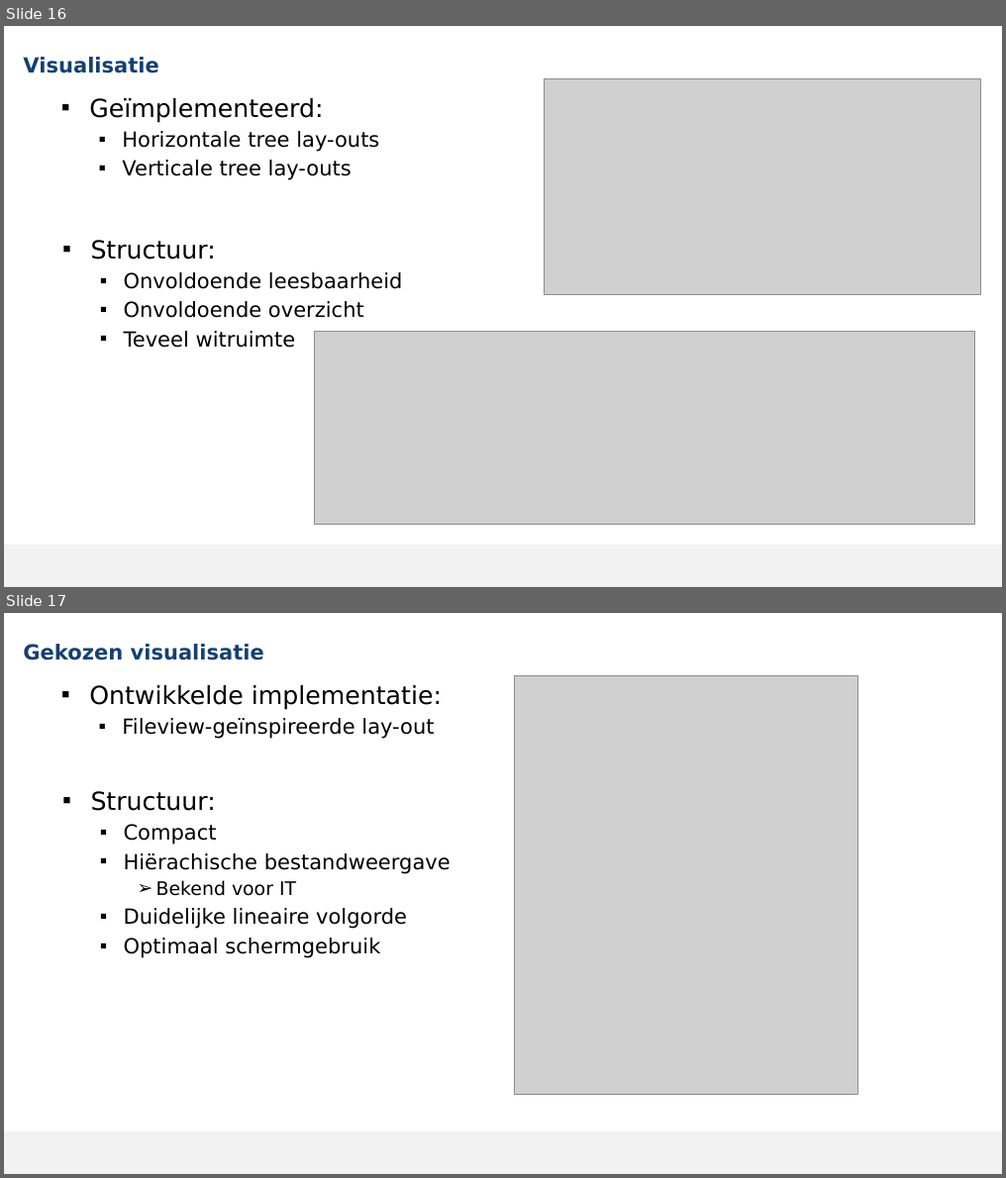
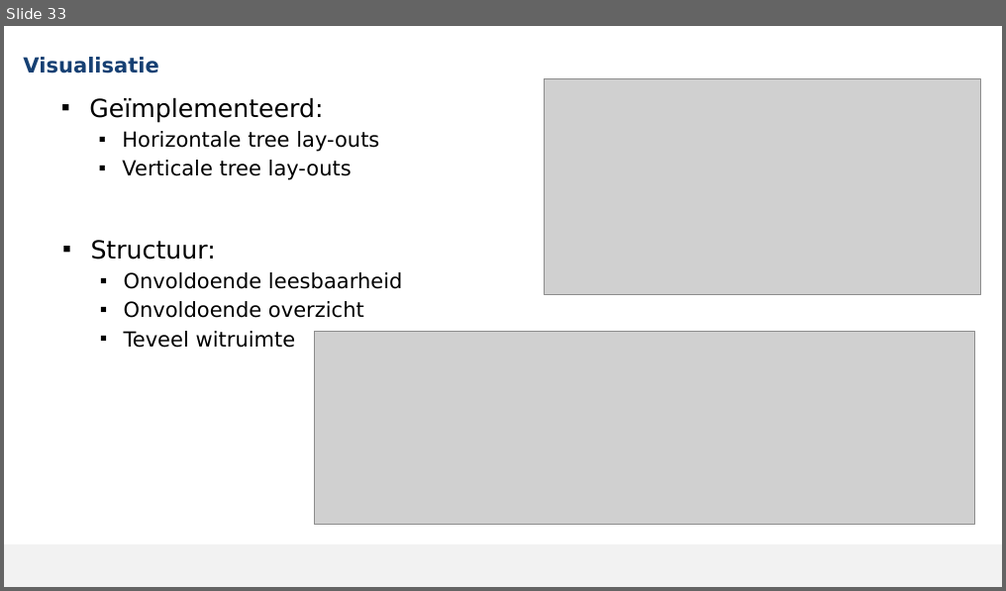
Before and after one commit to MikaG-1952764/masterproef, a slide deck: MP2526_Verdediging.pptx. Shown one above the other, each under a label of ours: slides 16 and 17 before the commit, slide 33 after it. The pictures are 1006x1178 and 1006x591 pixels, drawn with LibreOffice and Linux fonts; fonts in the diff are those of the drawing; grey boxes stand for pictures; background and template pictures are left out. Boxes give left, top, right and bottom in pixels: in the first picture for what was removed or moved away, otherwise in the second. Text is boxed around its words. In the diff, an @@ line names an element or a change of style, - is before the commit and + after.

```diff
--- a/MP2526_Verdediging.pptx
+++ b/MP2526_Verdediging.pptx
@@ slide 17 removed at (x1=4, y1=613, x2=1002, y2=1174), background #FFFFFF; not listed: 1 template element that a slide beside it also shows @@
@@ title removed at (x1=23, y1=644, x2=264, y2=661) @@
-Gekozen visualisatie
@@ text removed at (x1=89, y1=685, x2=442, y2=739) @@
-▪ Ontwikkelde implementatie:
-  ▪ Fileview-geïnspireerde lay-out
@@ picture removed at (x1=515, y1=676, x2=858, y2=1094) @@
@@ text removed at (x1=91, y1=791, x2=450, y2=959) @@
-▪ Structuur:
-  ▪ Compact
-  ▪ Hiërachische bestandweergave
-    ➢ Bekend voor IT
-  ▪ Duidelijke lineaire volgorde
-  ▪ Optimaal schermgebruik
@@ what was slide 16 is now slide 33 @@
```
Also in this commit, not shown: 13 slides changed, 6 slides added, 15 other slides removed, 1 other file.
